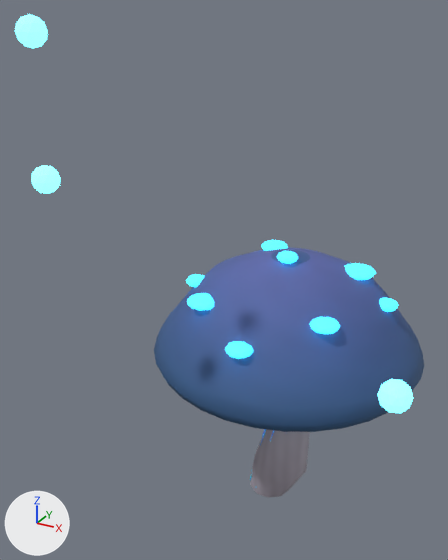
A saved change to the glTF model exports/environment/components/forest_mushroom_small.glb.
The view is the same before and after, from a 50 mm lens placed at (0.405, -0.935, 0.905), pointed at (-0.055, -0.099, 0.487). Lighting does not change. The marker at lower left points along +X, +Y and +Z. The older version comes first.

The first picture shows 'Bioluminescent cap spot.016', 'Bioluminescent cap spot.017', 'Bioluminescent cap spot.018', 'Bioluminescent cap spot.019', 'Bioluminescent cap spot.020', 'Bioluminescent cap spot.021', 'Bioluminescent cap spot.022', 'Bioluminescent cap spot.023', 'Broad faceted mushroom cap.002', 'Curving luminous mushroom stem.002', 'Tiny floating glow spore.006', 'Tiny floating glow spore.007', 'Tiny floating glow spore.008'.
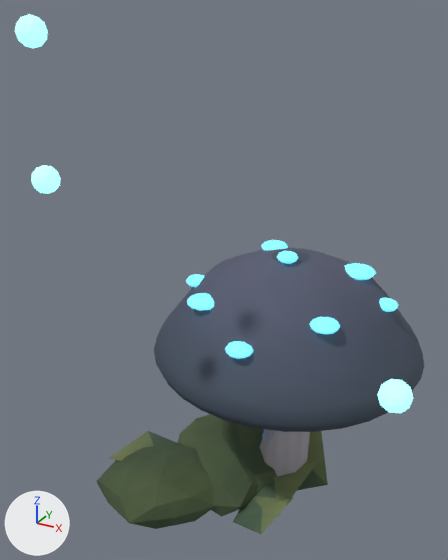
Boxes (x1, y1, x2, y2) around the edits, measured in the pictures (448 x 560 px):
'Broad faceted mushroom cap.002', surface changed: (154, 248, 424, 432) in both
'Woodland shared moss cushion.025', added (green): after (96, 443, 216, 529)
'Woodland shared moss cushion.027', added (green): after (178, 414, 259, 517)
'Woodland shared moss cushion.028', added: after (237, 424, 277, 494)
'Woodland shared curved ivy leaf.086', added (green): after (233, 496, 293, 534)
'Woodland shared curved ivy leaf.085', added (green): after (255, 459, 319, 516)
'Tiny floating glow spore.006', recoloured, surface changed: (377, 379, 413, 413) in both
'Woodland shared curved ivy leaf.088', added (green): after (298, 431, 328, 490)
'Tiny floating glow spore.008', recoloured, surface changed: (15, 14, 48, 49) in both
'Tiny floating glow spore.007', recoloured, surface changed: (31, 165, 61, 194) in both
'Woodland shared curved ivy leaf.087', added (green): after (110, 431, 176, 461)
'Bioluminescent cap spot.017', recoloured: (309, 317, 340, 334) in both
'Bioluminescent cap spot.020', recoloured: (344, 263, 376, 280) in both
'Bioluminescent cap spot.016', recoloured: (187, 293, 214, 311) in both
'Bioluminescent cap spot.018', recoloured: (225, 341, 253, 359) in both
'Bioluminescent cap spot.021', recoloured: (277, 251, 298, 264) in both
'Bioluminescent cap spot.019', recoloured: (261, 240, 288, 250) in both
'Bioluminescent cap spot.023', recoloured: (379, 298, 399, 312) in both
'Bioluminescent cap spot.022', recoloured: (186, 274, 204, 287) in both

What changed in the scene script:
```text
Change mat_rune_glow:
    mat_rune_glow.emission_color: (0.047, 0.711, 1.0) -> (0.163, 0.7, 0.885)  # cyan #3ddbff -> cyan #70daf2
Change mat_mushroom_blue:
    where n2 = _N.new('ShaderNodeTexImage'); n2.name = 'Image Texture'
    n2.image: img_painted_mushroom_blue_emission -> img_whisperwood_v1_98967aca39f34d6bf245
    where n3 = _N.new('ShaderNodeTexImage'); n3.name = 'Image Texture.001'
    n3.image: img_dreamlike_forest_v1_mushroom_blue_color -> img_whisperwood_v1_955a1b0a8939eff3f73d
Change mat_magic_core:
    mat_magic_core.emission_color: (0.119, 0.869, 1.0) -> (0.294, 0.91, 1.0)  # cyan #61f0ff -> cyan #94f5ff
    mat_magic_core.emission_strength: 3.0 -> 1.434
Add mat_moss_woodland:
    mat_moss_woodland = bpy.data.materials.new('moss_woodland')
    # uses the picture img_painted_moss_roughness
    # uses the picture img_painted_moss_woodland_color
Add mat_forest_leaf_woodland_tip:
    mat_forest_leaf_woodland_tip = bpy.data.materials.new('forest_leaf_woodland_tip')
    # uses the picture img_painted_forest_leaf_woodland_tip_color
    # uses the picture img_painted_leaf_normal
    # uses the picture img_painted_leaf_roughness
Add mat_forest_leaf_woodland:
    mat_forest_leaf_woodland = bpy.data.materials.new('forest_leaf_woodland')
    # uses the picture img_painted_forest_leaf_woodland_color
    # uses the picture img_painted_leaf_normal
    # uses the picture img_painted_leaf_roughness
Add ob_woodland_shared_moss_cushion_028:
    ob_woodland_shared_moss_cushion_028 = bpy.data.objects.new('Woodland shared moss cushion.028', me_woodland_shared_moss_cushion)  # 42 vertices, 80 faces; spans x -0.094..0.097, y -0.07..0.069, z -0.022..0.055
    ob_woodland_shared_moss_cushion_028.location = (-0.032, 0.01, 0.035)
    ob_woodland_shared_moss_cushion_028.rotation_euler = (0.0, 0.0, 1.139)  # degrees (0, 0, 65)
    ob_woodland_shared_moss_cushion_028.scale = (1.45, 1.45, 1.45)
Add ob_woodland_shared_moss_cushion_027:
    ob_woodland_shared_moss_cushion_027 = bpy.data.objects.new('Woodland shared moss cushion.027', me_woodland_shared_moss_cushion)  # 42 vertices, 80 faces; spans x -0.094..0.097, y -0.07..0.069, z -0.022..0.055
    ob_woodland_shared_moss_cushion_027.location = (-0.091, -0.043, 0.035)
    ob_woodland_shared_moss_cushion_027.rotation_euler = (0.0, 0.0, 2.074)  # degrees (0, 0, 119)
    ob_woodland_shared_moss_cushion_027.scale = (1.41, 1.41, 1.41)
Add ob_woodland_shared_moss_cushion_025:
    ob_woodland_shared_moss_cushion_025 = bpy.data.objects.new('Woodland shared moss cushion.025', me_woodland_shared_moss_cushion)  # 42 vertices, 80 faces; spans x -0.094..0.097, y -0.07..0.069, z -0.022..0.055
    ob_woodland_shared_moss_cushion_025.location = (-0.153, -0.15, 0.035)
    ob_woodland_shared_moss_cushion_025.rotation_euler = (0.0, 0.0, -2.403)  # degrees (0, 0, -138)
    ob_woodland_shared_moss_cushion_025.scale = (1.39, 1.39, 1.39)
Add ob_woodland_shared_curved_ivy_leaf_088:
    ob_woodland_shared_curved_ivy_leaf_088 = bpy.data.objects.new('Woodland shared curved ivy leaf.088', me_woodland_shared_curved_ivy_leaf)  # 5 vertices, 4 faces; spans x -0.076..0.076, y 0.0..0.17, z 0.0..0.055
    ob_woodland_shared_curved_ivy_leaf_088.location = (0.007, -0.088, 0.035)
    ob_woodland_shared_curved_ivy_leaf_088.rotation_euler = (0.0, 0.0, -0.135)  # degrees (0, 0, -7.7)
    ob_woodland_shared_curved_ivy_leaf_088.scale = (1.43, 1.43, 1.43)
Add ob_woodland_shared_curved_ivy_leaf_087:
    ob_woodland_shared_curved_ivy_leaf_087 = bpy.data.objects.new('Woodland shared curved ivy leaf.087', me_woodland_shared_curved_ivy_leaf)  # 5 vertices, 4 faces; spans x -0.076..0.076, y 0.0..0.17, z 0.0..0.055
    ob_woodland_shared_curved_ivy_leaf_087.location = (-0.167, -0.022, 0.035)
    ob_woodland_shared_curved_ivy_leaf_087.rotation_euler = (0.0, 0.0, 2.618)  # degrees (0, 0, 150)
    ob_woodland_shared_curved_ivy_leaf_087.scale = (1.13, 1.13, 1.13)
Add ob_woodland_shared_curved_ivy_leaf_086:
    ob_woodland_shared_curved_ivy_leaf_086 = bpy.data.objects.new('Woodland shared curved ivy leaf.086', me_woodland_shared_curved_ivy_leaf)  # 5 vertices, 4 faces; spans x -0.076..0.076, y 0.0..0.17, z 0.0..0.055
    ob_woodland_shared_curved_ivy_leaf_086.location = (-0.002, -0.162, 0.035)
    ob_woodland_shared_curved_ivy_leaf_086.rotation_euler = (0.0, 0.0, -0.882)  # degrees (0, 0, -51)
    ob_woodland_shared_curved_ivy_leaf_086.scale = (0.675, 0.675, 0.675)
Add ob_woodland_shared_curved_ivy_leaf_085:
    ob_woodland_shared_curved_ivy_leaf_085 = bpy.data.objects.new('Woodland shared curved ivy leaf.085', me_woodland_shared_curved_ivy_leaf)  # 5 vertices, 4 faces; spans x -0.076..0.076, y 0.0..0.17, z 0.0..0.055
    ob_woodland_shared_curved_ivy_leaf_085.location = (-0.031, -0.118, 0.035)
    ob_woodland_shared_curved_ivy_leaf_085.rotation_euler = (0.0, 0.0, -0.783)  # degrees (0, 0, -45)
    ob_woodland_shared_curved_ivy_leaf_085.scale = (1.08, 1.08, 1.08)
```
